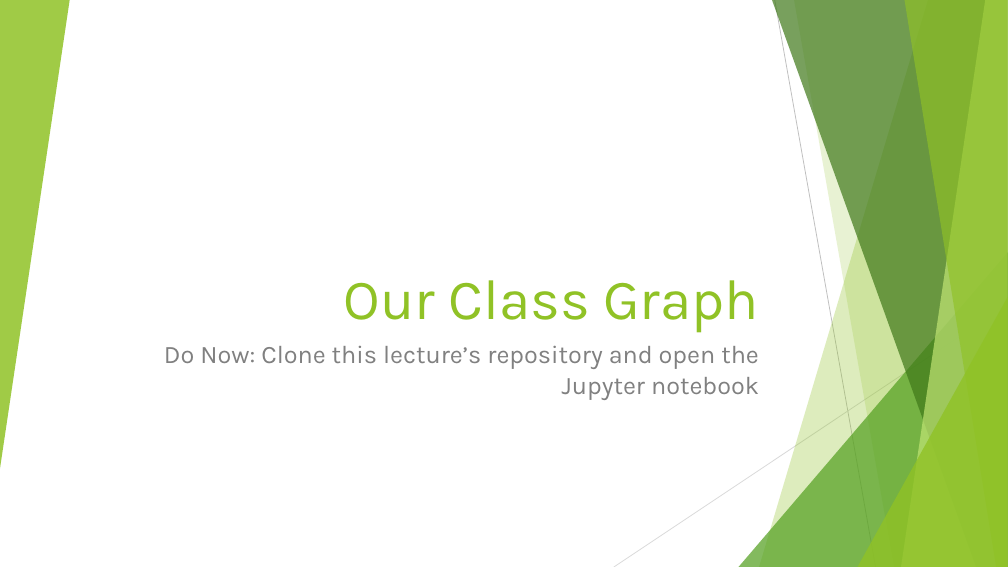
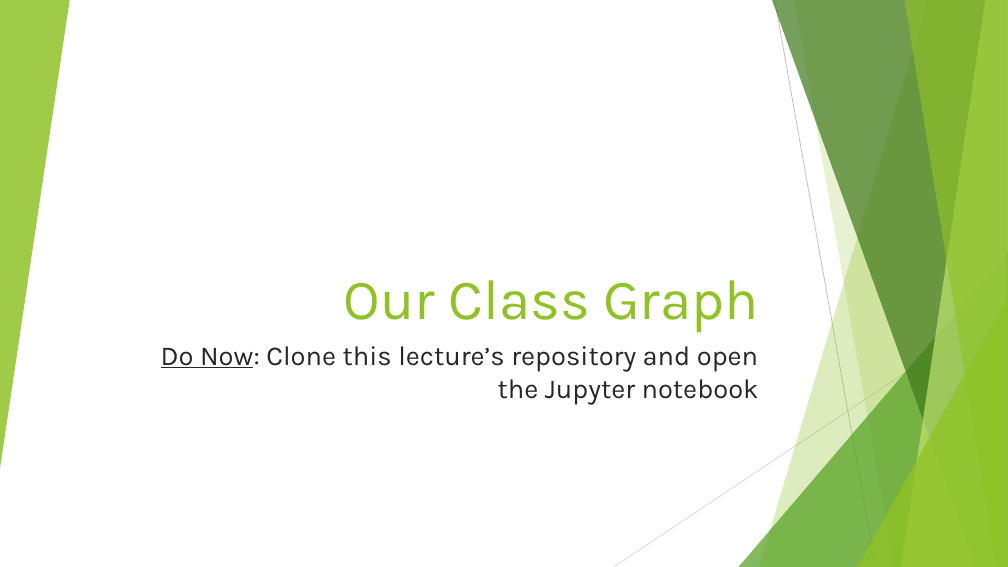
Before and after one commit to DavidBraslow/Our-Class-Graph, a slide deck: slide 1 of Our Class Graph Slides.pptx. Drawn at 1008x567 pixels with LibreOffice and Linux fonts; fonts in the diff are those of the drawing. Boxes give left, top, right and bottom in pixels: in the first picture for what was removed or moved away, otherwise in the second. Text is boxed around its words. In the diff, an @@ line names an element or a change of style, - is before the commit and + after.

```diff
--- a/Our Class Graph Slides.pptx
+++ b/Our Class Graph Slides.pptx
@@ subtitle "Do Now: Clone this lecture’s ..." at bbox=[161, 346, 759, 405]: size 24 to 26 pt, text colour #808080 to #262626; underline on in "Do Now:" @@
```
Also in this commit, not shown: 8 slides added, 2 other files.
